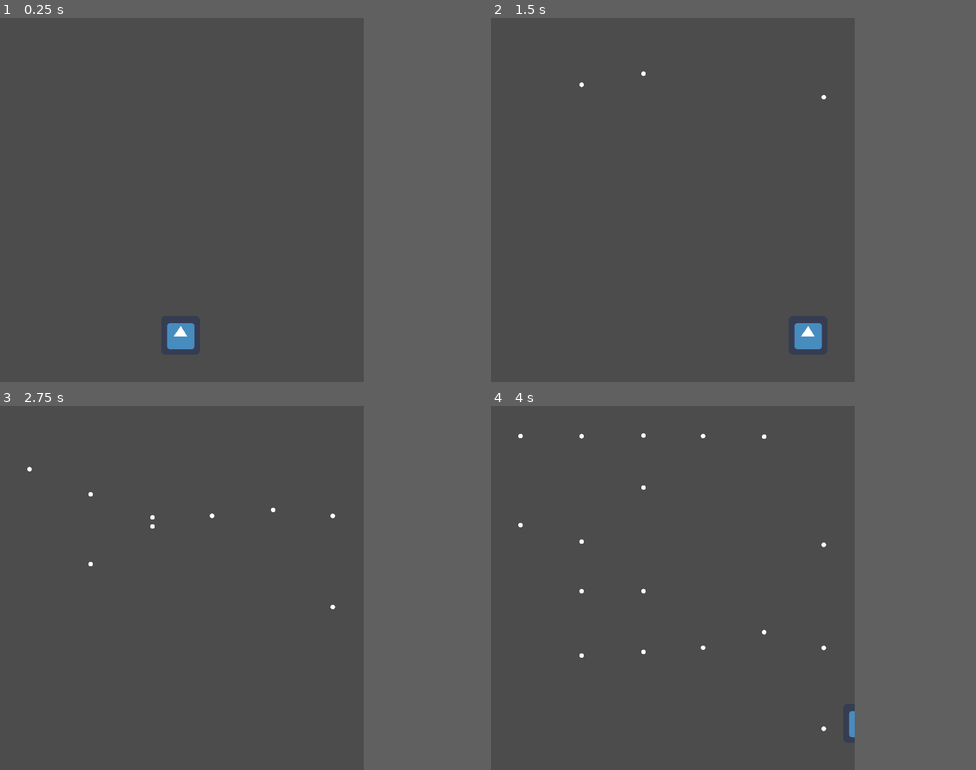
Above: before the commit, frames 1-4 (two rows, left to right).
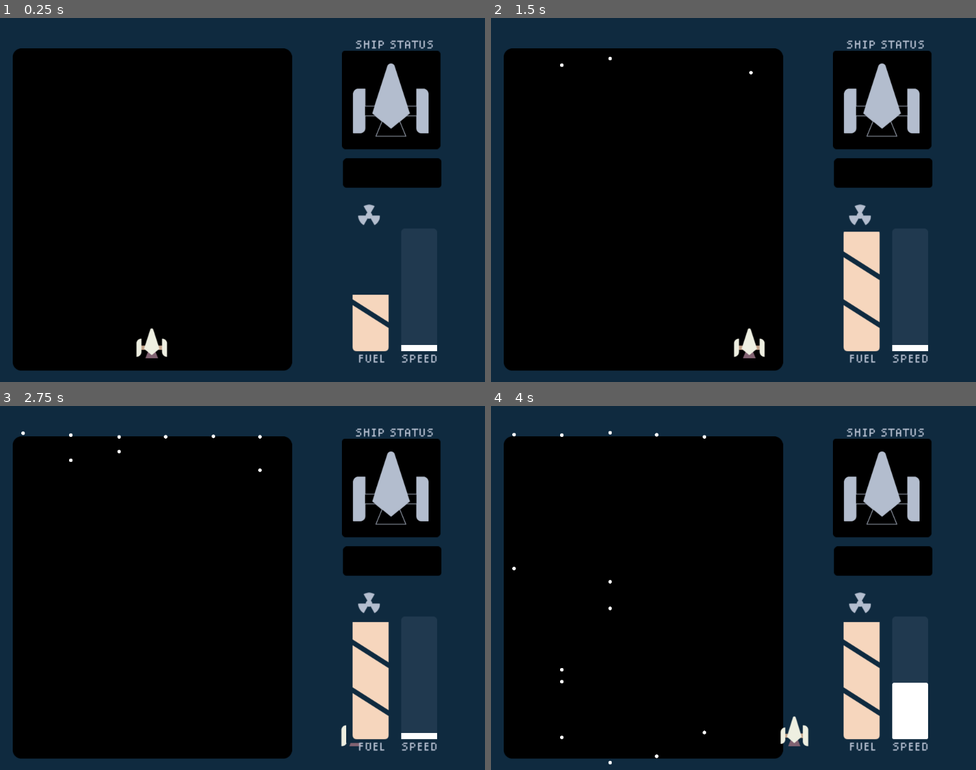
Above: after the commit, the same moments.

Repository: parkernalch/ld49-critical-mass
Game: Godot game, scene res://Main.tscn
Same seed, same stepped clock (60 frames per second), same inputs: the game is played once before the commit and once after it. The engine's default icon, where the game draws it, is replaced by a stand-in: a white triangle on a blue panel in a dark square.
Inputs:
- Up to frame 1 (0.25 s): no input
- Up to frame 2 (1.5 s): hold Right (ui_right) 0.53-1.28 s; hold Down (ui_down) from 1.28 s (still down)
- Up to frame 3 (2.75 s): tap Enter at 2 s; release Down (ui_down) at 2.03 s; hold Right (ui_right) from 2.03 s (still down)
- Up to frame 4 (4 s): release Right (ui_right) at 2.78 s; hold Up (ui_up) 2.78-3.53 s; hold Left (ui_left) from 3.53 s (still down)
In our replay, the window is 600x600 before the commit and 800x600 after it. These sizes can differ from the game's own. Grey fills any space a smaller window leaves; there, only what the larger window draws over its background counts as a difference.

The runs differ from the first frame. In frame 1, 82% of the frame differs, in the area x 0-91%, y 0-100%; in frame 2, 83%; in frame 3, 83%; in frame 4, 84%.

Commit message:
hooked in UI elements and signals

Diff:
--- /dev/null
+++ b/FuelBar.gd
@@ -0,0 +1,14 @@
+extends Node2D
+
+var fuel_level : float = 1.0
+onready var fuel_fill : Sprite = $fuel_bar_fill
+
+func _ready():
+	Events.connect("PlayerFuelLevelChanged", self, "_on_player_fuelLevelChanged")
+
+func _on_player_fuelLevelChanged(new_level):
+	fuel_level = float(new_level) / 100.0
+	print(fuel_fill.material)
+	fuel_fill.material.set_shader_param('fill_amount', fuel_level)
+	print(fuel_fill.material.get_shader_param('fill_amount'))
+	pass
--- /dev/null
+++ b/FuelBar.tscn
@@ -0,0 +1,48 @@
+[gd_scene load_steps=8 format=2]
+
+[ext_resource path="res://img/fuel_bar_mask.png" type="Texture" id=1]
+[ext_resource path="res://img/icon_radioactive.png" type="Texture" id=2]
+[ext_resource path="res://img/text_fuel.png" type="Texture" id=3]
+[ext_resource path="res://img/fuel_bar_fill.png" type="Texture" id=4]
+[ext_resource path="res://FuelBar.gd" type="Script" id=5]
+
+[sub_resource type="Shader" id=1]
+code = "shader_type canvas_item;
+uniform float fill_amount : hint_range(0.0, 1.0) = 1.0;
+
+void fragment() {
+	vec4 color = vec4(0.0, 0.0, 0.0, 0.0);
+	if ((1.0 - UV.y) < fill_amount) {
+		color = vec4(1.0, 1.0, 1.0, 1.0);
+	}
+	COLOR = color;
+}"
+
+[sub_resource type="ShaderMaterial" id=2]
+shader = SubResource( 1 )
+shader_param/fill_amount = 0.465
+
+[node name="FuelBar" type="Node2D"]
+script = ExtResource( 5 )
+
+[node name="fuel_bar_fill" type="Sprite" parent="."]
+self_modulate = Color( 0.964706, 0.839216, 0.741176, 1 )
+material = SubResource( 2 )
+position = Vector2( 783.449, 570.443 )
+scale = Vector2( 1.11618, 7.75324 )
+texture = ExtResource( 4 )
+
+[node name="fuel_bar_mask" type="Sprite" parent="."]
+self_modulate = Color( 0.0588235, 0.164706, 0.247059, 1 )
+position = Vector2( 782.986, 570.127 )
+texture = ExtResource( 1 )
+
+[node name="text_fuel" type="Sprite" parent="."]
+self_modulate = Color( 0.701961, 0.741176, 0.807843, 1 )
+position = Vector2( 783.137, 716.802 )
+texture = ExtResource( 3 )
+
+[node name="icon_radioactive" type="Sprite" parent="."]
+self_modulate = Color( 0.701961, 0.741176, 0.807843, 1 )
+position = Vector2( 779.391, 411.485 )
+texture = ExtResource( 2 )
--- /dev/null
+++ b/Global/Events.gd
@@ -0,0 +1,7 @@
+extends Node
+
+signal PlayerFuelLevelChanged(new_level)
+signal PlayerTookDamage(areas_are_healthy)
+signal PlayerPickedUpPower(power)
+signal PlayerMovementSpeedChanged(new_speed)
+signal ShipWasDestroyed()
--- /dev/null
+++ b/Global/global.gd
@@ -0,0 +1,12 @@
+extends Node
+
+var travel_speed : float = 1.0
+
+func _ready():
+	Events.connect("PlayerMovementSpeedChanged", self, "_on_player_movementSpeedChanged")
+	pass
+
+func _on_player_movementSpeedChanged(new_speed):
+	travel_speed = new_speed
+	print('travel_speed' + str(travel_speed))
+	pass
--- a/Main.tscn
+++ b/Main.tscn
@@ -1,12 +1,39 @@
-[gd_scene load_steps=3 format=2]
+[gd_scene load_steps=10 format=2]
 
 [ext_resource path="res://Player.tscn" type="PackedScene" id=1]
 [ext_resource path="res://Spawner.tscn" type="PackedScene" id=2]
+[ext_resource path="res://img/play_field.png" type="Texture" id=3]
+[ext_resource path="res://SpeedBar.tscn" type="PackedScene" id=4]
+[ext_resource path="res://FuelBar.tscn" type="PackedScene" id=5]
+[ext_resource path="res://StatusDisplay.tscn" type="PackedScene" id=6]
+[ext_resource path="res://TimeDisplay.tscn" type="PackedScene" id=7]
+[ext_resource path="res://img/colors.png" type="Texture" id=18]
+
+[sub_resource type="Environment" id=1]
+background_mode = 1
+background_color = Color( 0.0588235, 0.164706, 0.247059, 1 )
+glow_enabled = true
 
 [node name="Main" type="Node2D"]
 
-[node name="Node2D" parent="." instance=ExtResource( 1 )]
-position = Vector2( 297.694, 523 )
+[node name="Camera2D" type="Camera2D" parent="."]
+position = Vector2( 512, 380 )
+current = true
+
+[node name="WorldEnvironment" type="WorldEnvironment" parent="."]
+environment = SubResource( 1 )
+
+[node name="colors" type="Sprite" parent="."]
+position = Vector2( -176.07, 423.064 )
+texture = ExtResource( 18 )
+
+[node name="play_field" type="Sprite" parent="."]
+modulate = Color( 0, 0, 0, 1 )
+position = Vector2( 321.644, 400.108 )
+texture = ExtResource( 3 )
+
+[node name="Player" parent="." instance=ExtResource( 1 )]
+position = Vector2( 320.386, 681.846 )
 movement_speed = 5.0
 
 [node name="Spawner" parent="." instance=ExtResource( 2 )]
@@ -26,3 +53,11 @@
 
 [node name="Spawner6" parent="." instance=ExtResource( 2 )]
 position = Vector2( 548.913, 47.6791 )
+
+[node name="StatusDisplay" parent="." instance=ExtResource( 6 )]
+
+[node name="TimeDisplay" parent="." instance=ExtResource( 7 )]
+
+[node name="SpeedBar" parent="." instance=ExtResource( 4 )]
+
+[node name="FuelBar" parent="." instance=ExtResource( 5 )]
--- a/Neutron.gd
+++ b/Neutron.gd
@@ -2,9 +2,12 @@
 class_name Neutron
 
 var speed : float = 1.0
+var composite_speed : float = 1.0
+var size : int = 1
 
 func _process(delta):
-	transform.origin = transform.origin + Vector2(0, speed)
+	composite_speed = Global.travel_speed * speed
+	transform.origin = transform.origin + Vector2(0, composite_speed)
 	pass
 
 func collect(target : Node):
--- a/Player.gd
+++ b/Player.gd
@@ -3,16 +3,24 @@
 
 var movement_vector : Vector2 = Vector2.ZERO
 export var movement_speed : float = 1.0
-var health : int = 20
+var vertical_speed : float = 1.0
+var fuel_level : int = 100
+var ship_areas_are_healthy : Array = [ true, true, true ] # [left, body, right]
 
-var is_collecting : bool = false
+var is_collecting : bool = true
 
 onready var collection_area : Area2D = $CollectionArea
 onready var damage_area : Area2D = $DamageArea
+onready var sprite : Sprite = $Sprite
+onready var fuel_timer : Timer = $FuelConsumptionTimer
 
 func _ready():
 	collection_area.connect('body_entered', self, '_on_collisionArea_body_entered')
 	damage_area.connect('body_entered', self, '_on_damageArea_body_entered')
+	Events.connect("ShipWasDestroyed", self, '_on_ship_wasDestroyed')
+	fuel_timer.wait_time = 0.5
+	fuel_timer.start()
+	fuel_timer.connect('timeout', self, '_on_fuelTimer_timeout')
 	pass
 
 func _process(delta):
@@ -20,21 +28,51 @@
 		Input.get_action_strength('ui_right') - Input.get_action_strength('ui_left'),
 		0
 	) * movement_speed
+	if movement_vector == Vector2.ZERO:
+		sprite.frame = 0
+	if movement_vector.x > 0:
+		sprite.frame = 1
+		sprite.flip_h = false
+		if not ship_areas_are_healthy[2]:
+			movement_vector *= 0.5
+	if movement_vector.x < 0:
+		sprite.frame = 1
+		sprite.flip_h = true
+		if not ship_areas_are_healthy[0]:
+			movement_vector *= 0.5
+
+#	if Input.is_action_just_pressed('ui_down'):
+#		is_collecting = true
+#	if Input.is_action_just_released('ui_down'):
+#		is_collecting = false
+
+	if Input.is_action_pressed('ui_up'):
+		if vertical_speed < 9.9:
+			vertical_speed += 0.1
+			Events.emit_signal("PlayerMovementSpeedChanged", vertical_speed)
+	if Input.is_action_pressed('ui_down'):
+		if vertical_speed > 0.2:
+			vertical_speed -= 0.1
+			Events.emit_signal("PlayerMovementSpeedChanged", vertical_speed)
+
+func _physics_process(delta):
 	move_and_collide(movement_vector)
 
-	if Input.is_action_just_pressed('ui_down'):
-		is_collecting = true
-	if Input.is_action_just_released('ui_down'):
-		is_collecting = false
+func _on_fuelTimer_timeout():
+	fuel_level -= 1
+	Events.emit_signal("PlayerFuelLevelChanged", fuel_level)
 
-	if health <= 0:
-		print('you lose!!')
-		queue_free()
+func _on_ship_wasDestroyed():
+	# die animation
+	queue_free()
+	pass
 
 func _on_collisionArea_body_entered(body):
 	if body is Neutron:
 		if is_collecting:
 			body.collect(self)
+			fuel_level += body.size
+			Events.emit_signal("PlayerFuelLevelChanged", fuel_level)
 			pass
 		else:
 			pass
@@ -43,6 +81,16 @@
 func _on_damageArea_body_entered(body):
 	print(body)
 	if body is Neutron:
-		health -= 1
+#		health -= 1
+		take_damage()
+		Events.emit_signal("PlayerTookDamage", ship_areas_are_healthy)
 		body.queue_free()
 	pass
+
+func take_damage():
+	if movement_vector.x == 0:
+		ship_areas_are_healthy[1] = false
+	elif movement_vector.x < 0:
+		ship_areas_are_healthy[0] = false
+	else:
+		ship_areas_are_healthy[2] = false
--- a/Player.tscn
+++ b/Player.tscn
@@ -1,7 +1,7 @@
 [gd_scene load_steps=6 format=2]
 
 [ext_resource path="res://Player.gd" type="Script" id=1]
-[ext_resource path="res://icon.png" type="Texture" id=2]
+[ext_resource path="res://img/ship_in_game.png" type="Texture" id=2]
 
 [sub_resource type="CircleShape2D" id=1]
 radius = 16.5347
@@ -9,14 +9,17 @@
 [sub_resource type="CircleShape2D" id=2]
 radius = 89.4493
 
-[sub_resource type="RectangleShape2D" id=3]
-extents = Vector2( 30.829, 30.8737 )
+[sub_resource type="CapsuleShape2D" id=3]
+resource_local_to_scene = true
+radius = 29.3812
+height = 0.0
 
 [node name="Player" type="KinematicBody2D"]
 script = ExtResource( 1 )
 
 [node name="Sprite" type="Sprite" parent="."]
 texture = ExtResource( 2 )
+vframes = 3
 
 [node name="CollisionShape2D" type="CollisionShape2D" parent="."]
 shape = SubResource( 1 )
@@ -29,4 +32,7 @@
 [node name="DamageArea" type="Area2D" parent="."]
 
 [node name="DamageShape" type="CollisionShape2D" parent="DamageArea"]
+position = Vector2( 0, 8.02715 )
 shape = SubResource( 3 )
+
+[node name="FuelConsumptionTimer" type="Timer" parent="."]
--- /dev/null
+++ b/SpeedBar.gd
@@ -0,0 +1,14 @@
+extends Control
+
+var speed_value : float = 1.0
+onready var fill_bar : NinePatchRect = $speed_bar_fill
+var max_size = 258
+
+func _ready():
+	Events.connect("PlayerMovementSpeedChanged", self, "_on_player_movementSpeedChanged")
+	pass
+
+func _on_player_movementSpeedChanged(new_speed):
+	speed_value = new_speed
+	fill_bar.rect_size = Vector2(fill_bar.rect_size.x, speed_value / 10.0 * max_size)
+	pass
--- /dev/null
+++ b/SpeedBar.tscn
@@ -0,0 +1,37 @@
+[gd_scene load_steps=4 format=2]
+
+[ext_resource path="res://img/text_speed.png" type="Texture" id=1]
+[ext_resource path="res://img/speed_bar_shape.png" type="Texture" id=3]
+[ext_resource path="res://SpeedBar.gd" type="Script" id=4]
+
+[node name="SpeedBar" type="Control"]
+script = ExtResource( 4 )
+__meta__ = {
+"_edit_use_anchors_": false
+}
+
+[node name="speed_bar_shape" type="Sprite" parent="."]
+self_modulate = Color( 0.12549, 0.223529, 0.309804, 1 )
+position = Vector2( 884.942, 569.443 )
+texture = ExtResource( 3 )
+
+[node name="text_speed" type="Sprite" parent="."]
+self_modulate = Color( 0.701961, 0.741176, 0.807843, 1 )
+position = Vector2( 884.946, 716.803 )
+texture = ExtResource( 1 )
+
+[node name="speed_bar_fill" type="NinePatchRect" parent="."]
+margin_left = 923.0
+margin_top = 699.0
+margin_right = 999.0
+margin_bottom = 712.0
+rect_rotation = 180.0
+texture = ExtResource( 3 )
+patch_margin_left = 7
+patch_margin_top = 7
+patch_margin_right = 6
+patch_margin_bottom = 6
+axis_stretch_vertical = 2
+__meta__ = {
+"_edit_use_anchors_": false
+}
--- /dev/null
+++ b/StatusDisplay.gd
@@ -0,0 +1,22 @@
+extends Node2D
+
+onready var left_wing_sprite : Sprite = $ship_left_wing
+onready var right_wing_sprite : Sprite = $ship_right_wing
+onready var body_sprite : Sprite = $ship_body
+
+func _ready():
+	Events.connect("PlayerTookDamage", self, "_on_Player_tookDamage")
+
+func set_status(sprite: Sprite, healthy: bool):
+	if healthy:
+		sprite.modulate = Color(1, 1, 1, 1)
+	else:
+		sprite.modulate = Color(1, 0, 0, 1)
+
+func _on_Player_tookDamage(areas_are_healthy : Array):
+	set_status(left_wing_sprite, areas_are_healthy[0])
+	set_status(right_wing_sprite, areas_are_healthy[2])
+	set_status(body_sprite, areas_are_healthy[1])
+	if areas_are_healthy == [ false, false, false]:
+		Events.emit_signal("ShipWasDestroyed")
+	pass
--- /dev/null
+++ b/StatusDisplay.tscn
@@ -0,0 +1,42 @@
+[gd_scene load_steps=8 format=2]
+
+[ext_resource path="res://img/ship_status_display.png" type="Texture" id=1]
+[ext_resource path="res://img/ship_right_wing.png" type="Texture" id=2]
+[ext_resource path="res://img/ship_status_outline.png" type="Texture" id=3]
+[ext_resource path="res://img/text_ship_status.png" type="Texture" id=4]
+[ext_resource path="res://img/ship_left_wing.png" type="Texture" id=5]
+[ext_resource path="res://img/ship_body.png" type="Texture" id=6]
+[ext_resource path="res://StatusDisplay.gd" type="Script" id=7]
+
+[node name="StatusDisplay" type="Node2D"]
+script = ExtResource( 7 )
+
+[node name="ship_status_display" type="Sprite" parent="."]
+self_modulate = Color( 0, 0, 0, 1 )
+position = Vector2( 825.682, 168.516 )
+texture = ExtResource( 1 )
+
+[node name="ship_status_outline" type="Sprite" parent="."]
+self_modulate = Color( 0.701961, 0.741176, 0.807843, 1 )
+position = Vector2( 825.333, 169.35 )
+texture = ExtResource( 3 )
+
+[node name="ship_left_wing" type="Sprite" parent="."]
+self_modulate = Color( 0.701961, 0.741176, 0.807843, 1 )
+position = Vector2( 758.426, 191.958 )
+texture = ExtResource( 5 )
+
+[node name="ship_right_wing" type="Sprite" parent="."]
+self_modulate = Color( 0.701961, 0.741176, 0.807843, 1 )
+position = Vector2( 891.91, 192.458 )
+texture = ExtResource( 2 )
+
+[node name="ship_body" type="Sprite" parent="."]
+self_modulate = Color( 0.701961, 0.741176, 0.807843, 1 )
+position = Vector2( 825.668, 160.841 )
+texture = ExtResource( 6 )
+
+[node name="text_ship_status" type="Sprite" parent="."]
+self_modulate = Color( 0.701961, 0.741176, 0.807843, 1 )
+position = Vector2( 832.663, 54.1626 )
+texture = ExtResource( 4 )
--- /dev/null
+++ b/TimeDisplay.tscn
@@ -0,0 +1,10 @@
+[gd_scene load_steps=2 format=2]
+
+[ext_resource path="res://img/time_display.png" type="Texture" id=1]
+
+[node name="TimeDisplay" type="Node2D"]
+position = Vector2( 828.352, 323.358 )
+
+[node name="time_display" type="Sprite" parent="."]
+modulate = Color( 0, 0, 0, 1 )
+texture = ExtResource( 1 )
--- a/project.godot
+++ b/project.godot
@@ -36,9 +36,14 @@
 run/main_scene="res://Main.tscn"
 config/icon="res://icon.png"
 
+[autoload]
+
+Events="*res://Global/Events.gd"
+Global="*res://Global/global.gd"
+
 [display]
 
-window/size/width=600
+window/size/height=768
 window/size/resizable=false
 
 [physics]
@@ -50,4 +55,5 @@
 quality/driver/driver_name="GLES2"
 vram_compression/import_etc=true
 vram_compression/import_etc2=false
+environment/default_clear_color=Color( 0.0588235, 0.164706, 0.247059, 1 )
 environment/default_environment="res://default_env.tres"
Binary file added: img/colors.png
Not shown, added: img/colors.png.import
Binary file added: img/fuel_bar_fill.png
Not shown, added: img/fuel_bar_fill.png.import
Binary file added: img/fuel_bar_mask.png
Not shown, added: img/fuel_bar_mask.png.import
Binary file added: img/icon_radioactive.png
Not shown, added: img/icon_radioactive.png.import
Binary file added: img/obstacle_1.png
Not shown, added: img/obstacle_1.png.import
Binary file added: img/obstacle_2.png
Not shown, added: img/obstacle_2.png.import
(and 36 more such lines)
